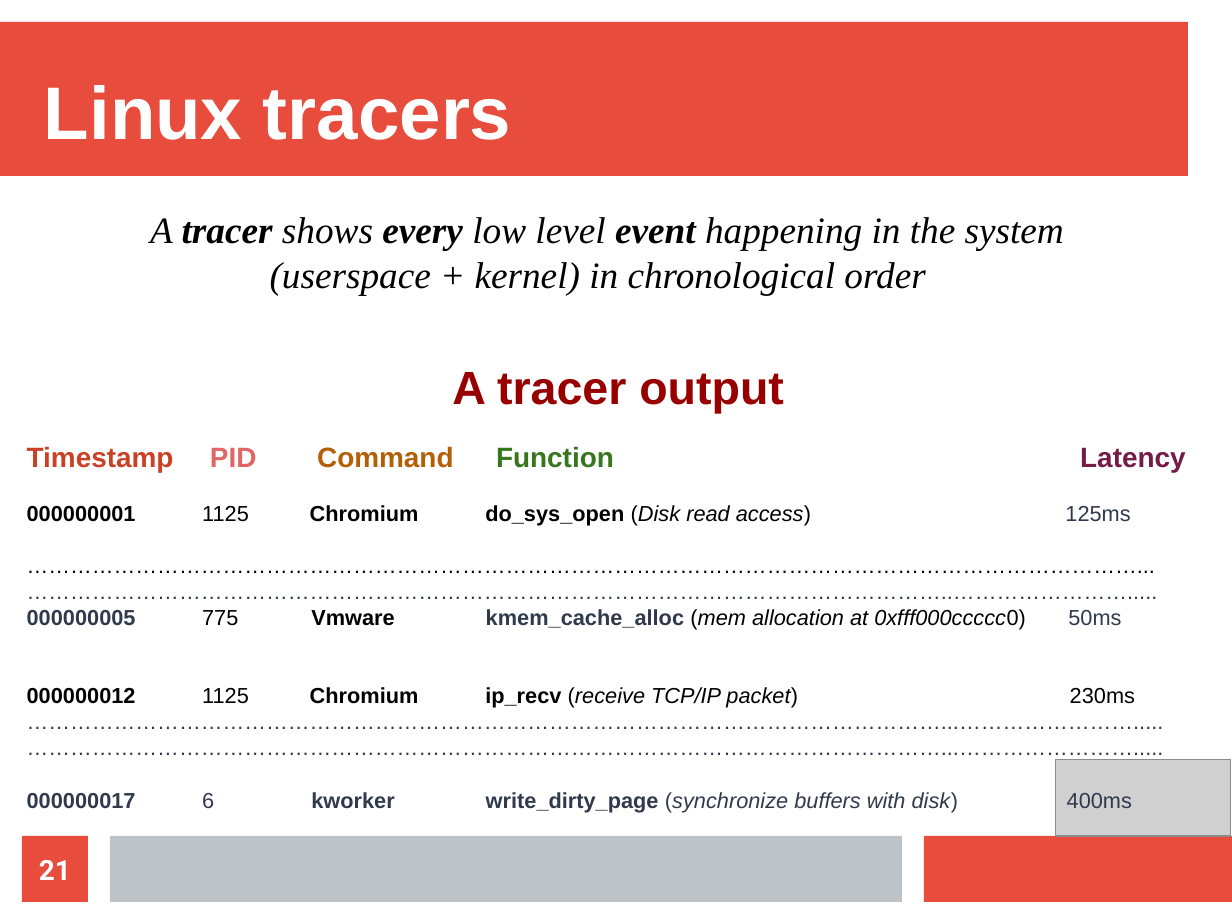
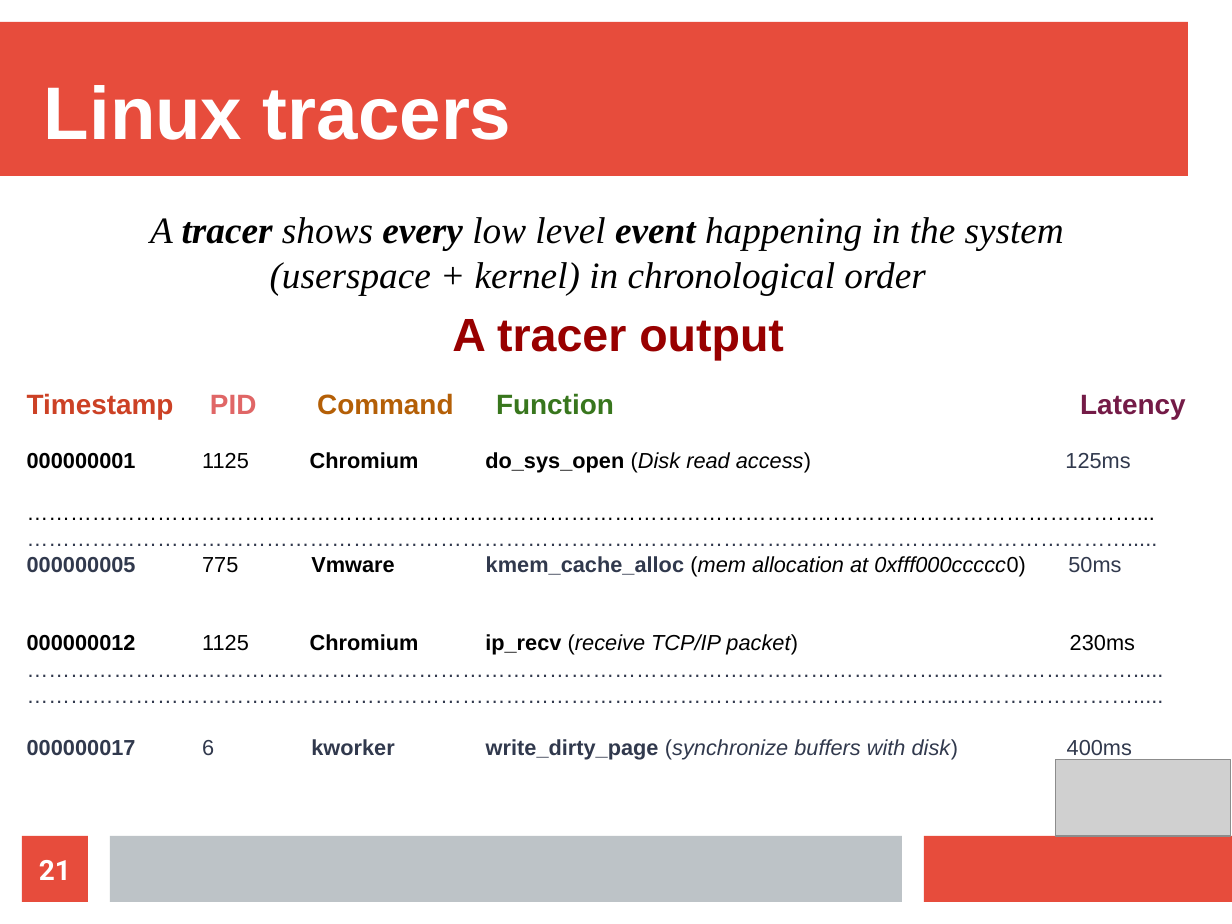
Before and after one commit to jugurthab/jugurthab.github.io, a slide deck: slide 21 of debug_linux_kernel/Final-Year-Project-Defense-Presentation/Final-Year-LSE-Presentation.odp. Drawn at 1232x924 pixels with LibreOffice and Linux fonts; fonts in the diff are those of the drawing; grey boxes stand for pictures. Boxes give left, top, right and bottom in pixels: in the first picture for what was removed or moved away, otherwise in the second. Text is boxed around its words. In the diff, an @@ line names an element or a change of style, - is before the commit and + after.

```diff
--- a/debug_linux_kernel/Final-Year-Project-Defense-Presentation/Final-Year-LSE-Presentation.odp
+++ b/debug_linux_kernel/Final-Year-Project-Defense-Presentation/Final-Year-LSE-Presentation.odp
@@ text "A tracer output": place and size @@
-text "A tracer output" at [27,372,1185,812]
+text "A tracer output" at [27,319,1185,760]
```
Also in this commit, not shown: 1 other slide changed, 10 other files.
